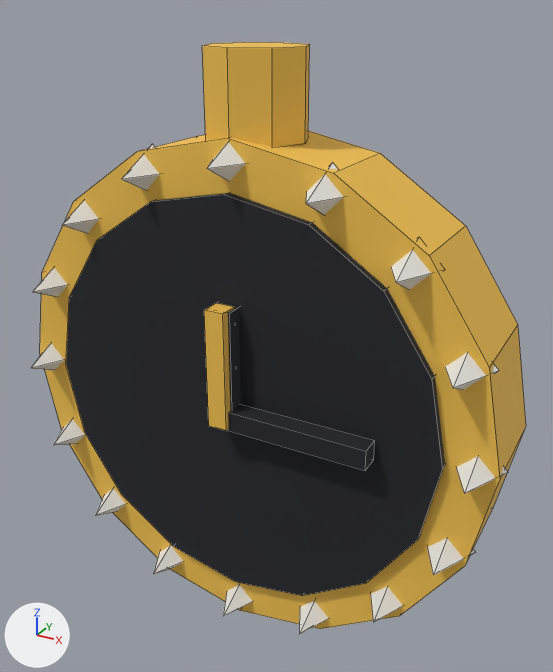
Before and after pictures for a commit that changed the Blender file art/blender/fuentes/mdl_reloj_millonario.blend.
One viewpoint serves both versions: a 50 mm camera at (0.892, -1.535, 1.67) aimed at (0.038, 0.018, 0.894). Lighting does not change. The marker at lower left points along +X, +Y and +Z. The first picture is the older version. Mesh edges are drawn as thin lines.

In view in the first picture: 'mdl_reloj_millonario'.
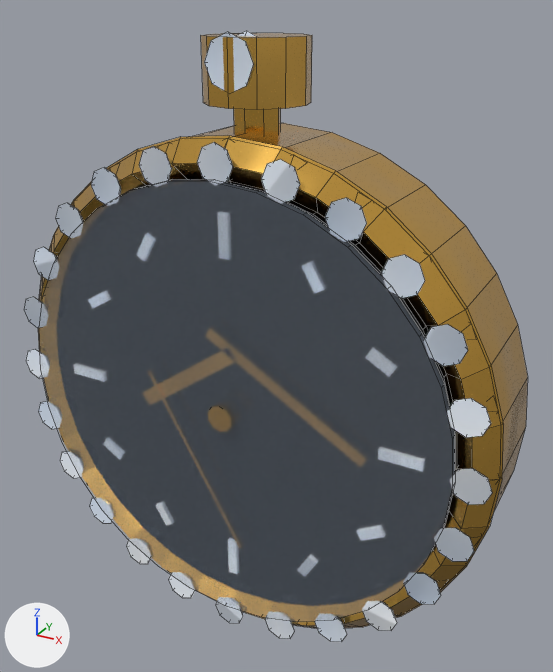
Changed parts and their boxes [x1, y1, x2, y2] in the pictures (553 x 672 px; the box of a moved part takes in the faces that stretch with it):
'mdl_reloj_millonario', reshaped, recoloured
    before: [31, 42, 526, 634]
    after: [38, 33, 528, 628]
'cristal_zafiro', added
    after: [39, 179, 455, 623]
'gema_diamante', added
    after: [24, 31, 492, 642]
'esmalte_negro', added (mostly hidden)
    after: [226, 181, 457, 472]
part 1 of me_cylinder, added (brown)
    after: [234, 109, 281, 136]
part 2 of me_cylinder, added (brown)
    after: [201, 33, 312, 110]
part 3 of me_cylinder, rebuilt (23% wider, 22% taller)
    before: [66, 193, 445, 596]
    after: [38, 136, 503, 628]
part 4 of me_cylinder, deleted
    before: [31, 42, 508, 634]
part 5 of me_cylinder, moved or reshaped
    before: [40, 131, 526, 629]
    after: [39, 123, 528, 628]

Patch to the scene script:
```diff
--- a/art/blender/fuentes/mdl_reloj_millonario.blend.py
+++ b/art/blender/fuentes/mdl_reloj_millonario.blend.py
@@ mat_metal_oro_pulido @@
+mat_metal_oro_pulido = bpy.data.materials.new('metal_oro_pulido')
+# uses the picture img_tex_metal_oro_pulido_color_png
+# uses the picture img_tex_metal_oro_pulido_metalico_png
+# uses the picture img_tex_metal_oro_pulido_normal_png
+# uses the picture img_tex_metal_oro_pulido_rugosidad_png
@@ mat_gema_diamante @@
+mat_gema_diamante = bpy.data.materials.new('gema_diamante')
+# uses the picture img_tex_gema_diamante_color_png
+# uses the picture img_tex_gema_diamante_metalico_png
+# uses the picture img_tex_gema_diamante_normal_png
+# uses the picture img_tex_gema_diamante_rugosidad_png
@@ mat_cristal_zafiro @@
+mat_cristal_zafiro = bpy.data.materials.new('cristal_zafiro')
+# uses the picture img_tex_cristal_zafiro_color_png
+# uses the picture img_tex_cristal_zafiro_metalico_png
+# uses the picture img_tex_cristal_zafiro_normal_png
+# uses the picture img_tex_cristal_zafiro_rugosidad_png
@@ mat_esmalte_negro @@
+mat_esmalte_negro = bpy.data.materials.new('esmalte_negro')
+# uses the picture img_tex_esmalte_negro_color_png
+# uses the picture img_tex_esmalte_negro_metalico_png
+# uses the picture img_tex_esmalte_negro_normal_png
+# uses the picture img_tex_esmalte_negro_rugosidad_png
@@ me_cylinder @@
-me_cylinder.from_pydata(...)  # 184 vertices, 144 faces; spans x -0.66..0.66, y -0.21..0.125, z 0.09..1.58
-me_cylinder.materials.append(mat_mat_paleta)  # picture img_tex_paleta
+me_cylinder.from_pydata(...)  # 340 vertices, 250 faces; spans x -0.655..0.655, y -0.195..0.16, z 0.095..1.6
+# me_cylinder part 1: a new loose piece, an 8-sided cylinder along z spanning x -0.054..0.054, y -0.054..0.054, z 1.38..1.48, in mat_metal_oro_pulido
+# me_cylinder part 2: a new loose piece, a 12-sided cylinder along z spanning x -0.12..0.12, y -0.12..0.12, z 1.46..1.6, in mat_metal_oro_pulido
+# me_cylinder part 3: the loose piece of 32 vertices spanning x -0.533..0.533, y -0.145..0.125, z 0.217..1.283 is rebuilt with 128 vertices and now spans x -0.655..0.655, y -0.17..-0.07, z 0.095..1.405, in mat_metal_oro_pulido
+# me_cylinder part 4: 17 loose pieces with 96 vertices, spanning x -0.66..0.66, y -0.21..0.12, z 0.09..1.58, are deleted
+# me_cylinder part 5
+# 24 vertices are removed from x -0.03..0.377, y -0.205..-0.135, z 0.725..1.03
+# 36 faces are deleted
+# 32 vertices are added at x -0.638..0.638, y -0.175..-0.125, z 0.112..1.388
+# 16 new vertices lie (0.0, 0.25, 0.0) away from vertices in x -0.638..0.638, y -0.125, z 0.112..1.388
+# 8 new vertices lie (0.0, 0.014, 0.0) away from vertices in x -0.251..0.372, y -0.172, z 0.714..0.973
+# 52 new faces join them
+# other edits to the shape of me_cylinder do not show in these pictures
+me_cylinder.materials.append(mat_metal_oro_pulido)
@@ ob_gema_diamante @@
+ob_gema_diamante = bpy.data.objects.new('gema_diamante', me_gema_diamante)  # 721 vertices, 547 faces; spans x -0.65..0.65, y -0.18..-0.04, z 0.1..1.61
+ob_gema_diamante.location = (0.0, 0.0, 0.0)
@@ ob_cristal_zafiro @@
+ob_cristal_zafiro = bpy.data.objects.new('cristal_zafiro', me_cristal_zafiro)  # a 32-sided cylinder along y spanning x -0.572..0.572, y -0.2..-0.18, z 0.178..1.322
+ob_cristal_zafiro.location = (0.0, 0.0, 0.0)
@@ ob_esmalte_negro @@
+ob_esmalte_negro = bpy.data.objects.new('esmalte_negro', me_esmalte_negro)  # a 32-sided cylinder along y spanning x -0.559..0.559, y -0.145..-0.125, z 0.191..1.309
+ob_esmalte_negro.location = (0.0, 0.0, 0.0)
```
